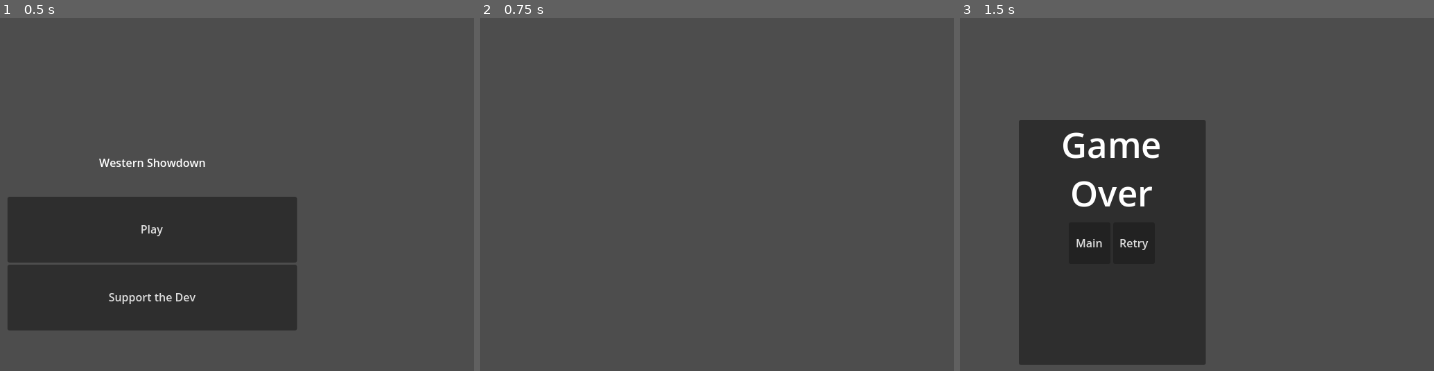
Above: before the commit, frames 1-3 (left to right).
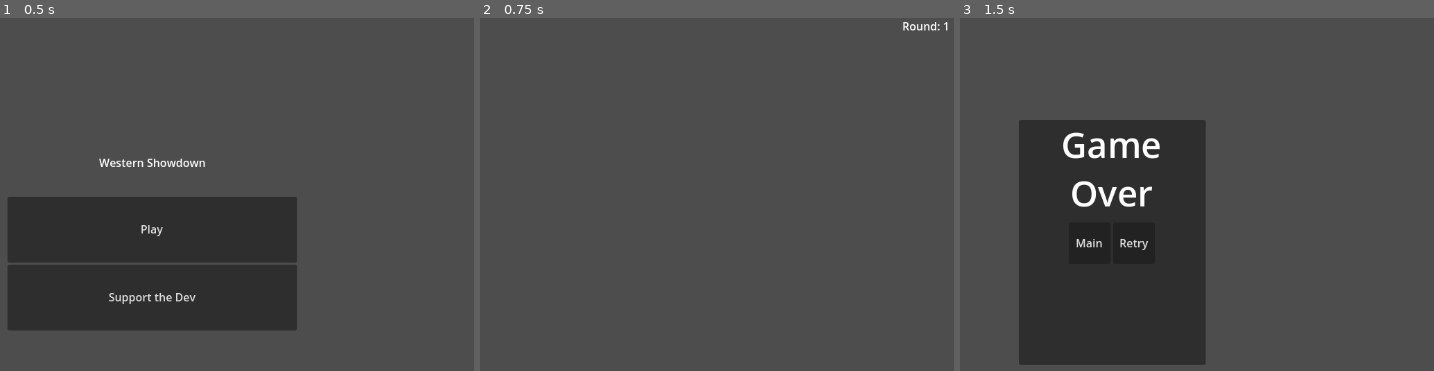
Above: after the commit, the same moments.

Repository: cgo722/ReactionGame
Game: Godot game, scene res://GameManager.tscn
Same seed, same stepped clock (60 frames per second), same inputs: the game is played once before the commit and once after it.
Inputs (mouse positions are in pixels of both pictures, inside the frame that each line leads up to):
- Up to frame 1 (0.5 s): no input
- Up to frame 2 (0.75 s): click "Play" at 0.5 s
- Up to frame 3 (1.5 s): tap Enter at 1.25 s; move the mouse to (1287, 219) at 1.27 s; click (1287, 219) at 1.42 s

Frame 1 is identical in both runs. In frame 2, 0.1% of the frame differs, in the area x 89-99%, y 1-4%; in frame 3, nothing differs.

Commit message:
Parry system made and rounds.

Diff:
--- a/GameManager.tscn
+++ b/GameManager.tscn
@@ -1,12 +1,16 @@
-[gd_scene load_steps=5 format=3 uid="uid://ch3ca50lfv4rq"]
+[gd_scene load_steps=7 format=3 uid="uid://ch3ca50lfv4rq"]
 
 [ext_resource type="Script" uid="uid://bbc8fydqumct4" path="res://Scripts/game_manager.gd" id="1_p13vs"]
 [ext_resource type="PackedScene" uid="uid://h8q6ks1xtn78" path="res://Scenes/UI/Main Menu.tscn" id="2_aelf4"]
 [ext_resource type="PackedScene" uid="uid://cx0ifn3q6ewg7" path="res://Scenes/UI/GameOverScreen.tscn" id="3_108xg"]
 [ext_resource type="PackedScene" uid="uid://vyubgxyp817j" path="res://Scenes/Playground.tscn" id="3_au0an"]
+[ext_resource type="Resource" uid="uid://dj882a25nq2th" path="res://Resource/Enemy Resources/Beginner Joe.tres" id="4_abcde"]
+[ext_resource type="Resource" uid="uid://dix882a25nq2th" path="res://Resource/Enemy Resources/Intermediate Ivan.tres" id="5_fghij"]
+[ext_resource type="Resource" uid="uid://dix882a25nq2ti" path="res://Resource/Enemy Resources/Advanced Amy.tres" id="6_klmno"]
 
 [node name="Node" type="Node"]
 script = ExtResource("1_p13vs")
 main_menu = ExtResource("2_aelf4")
 game_over_scene = ExtResource("3_108xg")
-all_levels = Array[PackedScene]([ExtResource("3_au0an")])
+playground_scene = ExtResource("3_au0an")
+enemy_resources = [ExtResource("4_abcde"), ExtResource("5_fghij"), ExtResource("6_klmno")]
--- /dev/null
+++ b/Resource/Enemy Resources/Advanced Amy.tres
@@ -0,0 +1,8 @@
+[gd_resource type="Resource" script_class="EnemyResource" load_steps=2 format=3 uid="uid://cqtvjpc3t3kl3"]
+
+[ext_resource type="Script" uid="uid://cmf0kccq7uyu6" path="res://Scripts/EnemyResource.gd" id="1_dfxq4"]
+
+[resource]
+script = ExtResource("1_dfxq4")
+min_wait_time = 0.5
+max_wait_time = 2.0
--- /dev/null
+++ b/Resource/Enemy Resources/Intermediate Ivan.tres
@@ -0,0 +1,7 @@
+[gd_resource type="Resource" script_class="EnemyResource" load_steps=2 format=3 uid="uid://cqtvjpc3t3kl2"]
+
+[ext_resource type="Script" uid="uid://cmf0kccq7uyu6" path="res://Scripts/EnemyResource.gd" id="1_dfxq4"]
+
+[resource]
+script = ExtResource("1_dfxq4")
+max_wait_time = 4.0
--- a/Scenes/Playground.tscn
+++ b/Scenes/Playground.tscn
@@ -5,11 +5,13 @@
 [ext_resource type="PackedScene" uid="uid://b608vam4eug7n" path="res://Scenes/Player.tscn" id="2_exwnq"]
 [ext_resource type="PackedScene" uid="uid://bslkqxfd02wy0" path="res://Scenes/Enemy(Base).tscn" id="3_eqbnc"]
 
-[node name="Playground" type="Node2D" node_paths=PackedStringArray("timer", "player")]
+[node name="Playground" type="Node2D" node_paths=PackedStringArray("timer", "round_label", "parry_timer")]
 script = ExtResource("1_iualk")
 timer = NodePath("Scene Timer")
 player = NodePath("Player")
 go = NodePath("UI/Gosign")
+round_label = NodePath("UI/Round Text")
+parry_timer = NodePath("Parry timer")
 
 [node name="Player" parent="." instance=ExtResource("2_exwnq")]
 
@@ -29,7 +31,20 @@
 anchor_top = 0.5
 anchor_bottom = 0.5
 
+[node name="Round Text" type="RichTextLabel" parent="UI"]
+anchors_preset = 1
+anchor_left = 1.0
+anchor_right = 1.0
+offset_left = -187.0
+offset_bottom = 93.0
+grow_horizontal = 0
+text = "Round"
+
+[node name="Parry timer" type="Timer" parent="."]
+wait_time = 0.2
+
 [connection signal="timeout" from="Scene Timer" to="." method="_on_timer_timeout"]
 [connection signal="timeout" from="Scene Timer" to="Enemy(base)" method="_on_scene_timer_timeout"]
+[connection signal="timeout" from="Parry timer" to="." method="_on_parry_timer_timeout"]
 
 [editable path="Enemy(base)"]
--- a/Scenes/UI/UpgradeItems.tscn
+++ /dev/null
@@ -1,9 +0,0 @@
-[gd_scene format=3 uid="uid://hj8pscxib2dd"]
-
-[node name="UpgradeItems" type="Control"]
-layout_mode = 3
-anchors_preset = 15
-anchor_right = 1.0
-anchor_bottom = 1.0
-grow_horizontal = 2
-grow_vertical = 2
--- a/Scenes/UI/Upgtade Menu.tscn
+++ /dev/null
@@ -1,18 +0,0 @@
-[gd_scene format=3 uid="uid://cc77f5ida1lmb"]
-
-[node name="UpgtadeMenu" type="Control"]
-layout_mode = 3
-anchors_preset = 15
-anchor_right = 1.0
-anchor_bottom = 1.0
-grow_horizontal = 2
-grow_vertical = 2
-
-[node name="HBoxContainer" type="HBoxContainer" parent="."]
-layout_mode = 1
-anchors_preset = 15
-anchor_right = 1.0
-anchor_bottom = 1.0
-grow_horizontal = 2
-grow_vertical = 2
-alignment = 1
--- /dev/null
+++ b/Scenes/UI/WinScreen.tscn
@@ -0,0 +1,57 @@
+[gd_scene load_steps=2 format=3 uid="uid://cnxfykro0xiph"]
+
+[ext_resource type="Script" uid="uid://bbprqys3e02xu" path="res://Scripts/game_over_screen.gd" id="1_p4kt1"]
+
+[node name="GameOverScreen" type="Control"]
+layout_mode = 3
+anchors_preset = 15
+anchor_right = 1.0
+anchor_bottom = 1.0
+grow_horizontal = 2
+grow_vertical = 2
+script = ExtResource("1_p4kt1")
+
+[node name="CanvasLayer" type="CanvasLayer" parent="."]
+
+[node name="Panel" type="Panel" parent="CanvasLayer"]
+custom_minimum_size = Vector2(269.45, 353.73)
+anchors_preset = 8
+anchor_left = 0.5
+anchor_top = 0.5
+anchor_right = 0.5
+anchor_bottom = 0.5
+offset_left = -20.0
+offset_top = -20.0
+offset_right = 20.0
+offset_bottom = 20.0
+grow_horizontal = 2
+grow_vertical = 2
+
+[node name="VBoxContainer" type="VBoxContainer" parent="CanvasLayer/Panel"]
+layout_mode = 1
+offset_right = 40.0
+offset_bottom = 40.0
+
+[node name="RichTextLabel" type="RichTextLabel" parent="CanvasLayer/Panel/VBoxContainer"]
+custom_minimum_size = Vector2(268.97, 144.91)
+layout_mode = 2
+theme_override_font_sizes/normal_font_size = 51
+text = "You "
+horizontal_alignment = 1
+
+[node name="HBoxContainer" type="HBoxContainer" parent="CanvasLayer/Panel/VBoxContainer"]
+layout_mode = 2
+alignment = 1
+
+[node name="Main Menu" type="Button" parent="CanvasLayer/Panel/VBoxContainer/HBoxContainer"]
+custom_minimum_size = Vector2(60, 60)
+layout_mode = 2
+text = "Main"
+
+[node name="Retry" type="Button" parent="CanvasLayer/Panel/VBoxContainer/HBoxContainer"]
+custom_minimum_size = Vector2(60, 60)
+layout_mode = 2
+text = "Retry"
+
+[connection signal="pressed" from="CanvasLayer/Panel/VBoxContainer/HBoxContainer/Main Menu" to="." method="_on_main_menu_pressed"]
+[connection signal="pressed" from="CanvasLayer/Panel/VBoxContainer/HBoxContainer/Retry" to="." method="_on_retry_pressed"]
--- a/Scripts/enemy(base).gd
+++ b/Scripts/enemy(base).gd
@@ -2,21 +2,19 @@
 @export var playground: Node2D
 @export var enemy_timer: NodePath
 @export var scene_timer: NodePath
-@export var enemy_resource: Array[Resource] = []
-var current_enemy_resource: EnemyResource
+
 var enemy_timer_node: Timer
 
 func _ready():
-	current_enemy_resource = enemy_resource[randi() % enemy_resource.size()]
 	enemy_timer_node = get_node(enemy_timer) as Timer
-	enemy_timer_node.wait_time = randf_range(current_enemy_resource.min_wait_time, current_enemy_resource.max_wait_time)
-	print("Selected Enemy Resource with wait time range: ", enemy_timer_node.wait_time)
-	pass
+
 func _on_enemy_timer_timeout() -> void:
-	if playground and playground.has_method("set_state"):
+	if playground and playground.has_method("enemy_attack"):
+		# Let playground handle parry/combat flow
+		playground.enemy_attack()
+	elif playground and playground.has_method("set_state"):
+		# Fallback to older behavior
 		playground.set_state(playground.PlaygroundState.STATE_LOSE)
-
-
 
 func _on_scene_timer_timeout() -> void:
 	if enemy_timer_node and enemy_timer_node.is_inside_tree():
--- a/Scripts/game_manager.gd
+++ b/Scripts/game_manager.gd
@@ -10,7 +10,9 @@
 @export var current_state: GameState = GameState.STATE_MENU
 @export var main_menu: PackedScene
 @export var game_over_scene: PackedScene
-@export var all_levels : Array[PackedScene]
+@export var playground_scene: PackedScene
+@export var enemy_resources : Array[Resource]
+var current_round = 0
 
 func _ready() -> void:
     current_state = GameState.STATE_MENU
@@ -30,8 +32,10 @@
                 if menu_instance.has_signal("request_playing_state"):
                     menu_instance.connect("request_playing_state", Callable(self, "_on_request_playing_state"))
         GameState.STATE_PLAYING:
-            if all_levels:
-                var playground_instance = all_levels[0].instantiate()
+            if playground_scene and enemy_resources:
+                var playground_instance = playground_scene.instantiate()
+                playground_instance.enemy_resource = enemy_resources[current_round]
+                playground_instance.current_round = current_round
                 add_child(playground_instance)
                 # Connect to playground state_changed signal
                 if playground_instance.has_signal("state_changed"):
@@ -66,8 +70,13 @@
     match new_state:
         0: # PlaygroundState.STATE_Win
             print("GameManager: Win")
-            current_state = GameState.STATE_POWERUP
-            update_scene()
+            current_round += 1
+            if current_round < enemy_resources.size():
+                current_state = GameState.STATE_PLAYING
+                update_scene()
+            else:
+                current_state = GameState.STATE_MENU
+                update_scene()
         1: # PlaygroundState.STATE_LOSE
             print("GameManager: Lose")
             current_state = GameState.STATE_GAME_OVER
@@ -75,5 +84,6 @@
 
 # Handler for main menu signal
 func _on_request_playing_state():
+    current_round = 0
     current_state = GameState.STATE_PLAYING
     update_scene()
--- a/Scripts/playground.gd
+++ b/Scripts/playground.gd
@@ -4,38 +4,125 @@
 signal state_changed(new_state)
 
 enum PlaygroundState {
-    STATE_WIN,
-    STATE_LOSE
+	STATE_WIN,
+	STATE_LOSE
 }
-    # Holds the current state of the playground
-var state = PlaygroundState.STATE_LOSE
+	# Holds the current state of the playground
+var state
 @export var timer: Timer
 @export var timer_duration_min: float = 1.0
 @export var timer_duration_max: float = 5.0
-@export var player: Node2D
+@export var player: NodePath
 @export var go : NodePath
+@export var enemy_resource: Resource
+@export var round_label: RichTextLabel
+
+var current_round: int
+
+# Parry / combat configuration
+@export var parry_timer: Timer
+@export var parry_window_time: float = 0.5
+
+# Runtime state
+var current_attacker: String = "" # "player" or "enemy"
+var parry_active: bool = false
+var current_parry_window_time: float
+
 func _ready():
-    timer.wait_time = randf_range(timer_duration_min, timer_duration_max)
-    timer.start()
-    # Set initial state when spawned
-    set_state(PlaygroundState.STATE_LOSE)
-    # Find Player node and connect to its screen_touched signal
-    if player:
-        player.connect("screen_touched", Callable(self, "_on_player_screen_touched"))
+	if round_label:
+		round_label.text = "Round: " + str(current_round + 1)
+	timer.wait_time = randf_range(timer_duration_min, timer_duration_max)
+	timer.start()
+	# Use get_node for player NodePath
+	if player and has_node(player):
+		get_node(player).connect("screen_touched", Callable(self, "_on_player_screen_touched"))
+	if parry_timer:
+		current_parry_window_time = parry_window_time
+		parry_timer.wait_time = current_parry_window_time
+		# Only connect if not already connected (prevents duplicate connection error)
+		if not parry_timer.is_connected("timeout", Callable(self, "_on_parry_timer_timeout")):
+			parry_timer.connect("timeout", Callable(self, "_on_parry_timer_timeout"))
+
+	var enemy = get_node("Enemy(base)")
+	if enemy and enemy_resource:
+		var enemy_timer = enemy.get_node("EnemyTimer")
+		if enemy_timer:
+			enemy_timer.wait_time = randf_range(enemy_resource.min_wait_time, enemy_resource.max_wait_time)
 
 # Helper to set state and emit signal
 func set_state(new_state, emit: bool = true):
-    state = new_state
-    if emit:
-        emit_signal("state_changed", state)
+	state = new_state
+	if emit:
+		emit_signal("state_changed", state)
 
 func _on_player_screen_touched():
-    if state == PlaygroundState.STATE_LOSE:
-        set_state(PlaygroundState.STATE_LOSE)
-    elif state == PlaygroundState.STATE_WIN:
-        set_state(PlaygroundState.STATE_WIN)
+	if go and has_node(go) and get_node(go).visible:
+		player_attack()
+	else:
+		# False start
+		set_state(PlaygroundState.STATE_LOSE, true)
+
+# Player initiates an attack (called from input)
+func player_attack() -> void:
+	# If enemy is currently the attacker and a parry window is active, this acts as a parry
+	if current_attacker == "enemy" and parry_active:
+		parry_success("player")
+		return
+
+	# Otherwise start an attack as player
+	current_attacker = "player"
+	start_parry_window()
+
+# Enemy initiates an attack (called from enemy script)
+func enemy_attack() -> void:
+	if current_attacker == "player" and parry_active:
+		parry_success("enemy")
+		return
+
+	current_attacker = "enemy"
+	start_parry_window()
+
+# Called when a parry is successful by `by_who` ("player" or "enemy")
+func parry_success(by_who: String) -> void:
+	# Stop current parry window and switch attacker to successful parrier
+	if parry_timer and parry_timer.is_stopped() == false:
+		parry_timer.stop()
+	parry_active = false
+
+	current_attacker = by_who
+	# Immediately start a new parry window giving the other side a chance to parry back
+	start_parry_window()
+
+func start_parry_window() -> void:
+	parry_active = true
+	if parry_timer:
+		parry_timer.wait_time = parry_window_time
+		parry_timer.start()
+	# Optionally show attack indicator
+	if go and has_node(go):
+		get_node(go).visible = true
 
 func _on_timer_timeout() -> void:
-    # Set state to win, but do NOT emit signal
-    set_state(PlaygroundState.STATE_WIN, false)
-    get_node(go).visible = true
+	# Instead of just setting state, start the first enemy attack (if not already in parry)
+	#if not parry_active:
+	#    enemy_attack()
+	if go and has_node(go):
+		get_node(go).visible = true
+
+func _on_parry_timer_timeout():
+	# Parry window expired -> defender failed to parry, apply damage
+	parry_active = false
+	var defender = "player" if current_attacker == "enemy" else "enemy"
+
+	if go and has_node(go):
+		get_node(go).visible = false
+
+	# One and done: defender loses instantly
+	if defender == "player":
+		set_state(PlaygroundState.STATE_LOSE, true)
+		return
+	else:
+		set_state(PlaygroundState.STATE_WIN, true)
+		return
+
+	# No further parry windows, combat ends
--- a/project.godot
+++ b/project.godot
@@ -14,6 +14,10 @@
 run/main_scene="uid://ch3ca50lfv4rq"
 config/features=PackedStringArray("4.5", "Mobile")
 
+[display]
+
+window/handheld/orientation=1
+
 [input_devices]
 
 pointing/emulate_touch_from_mouse=true
